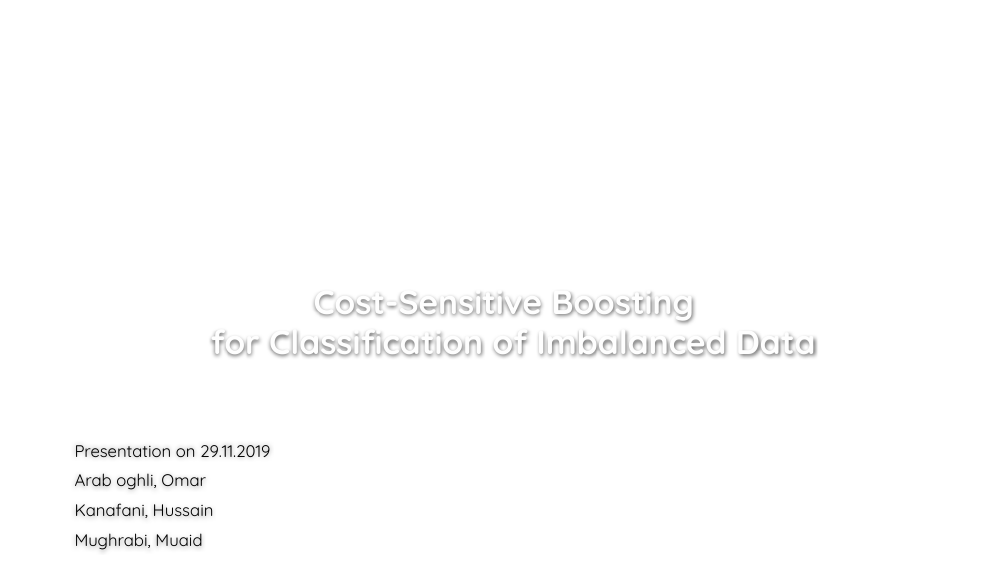
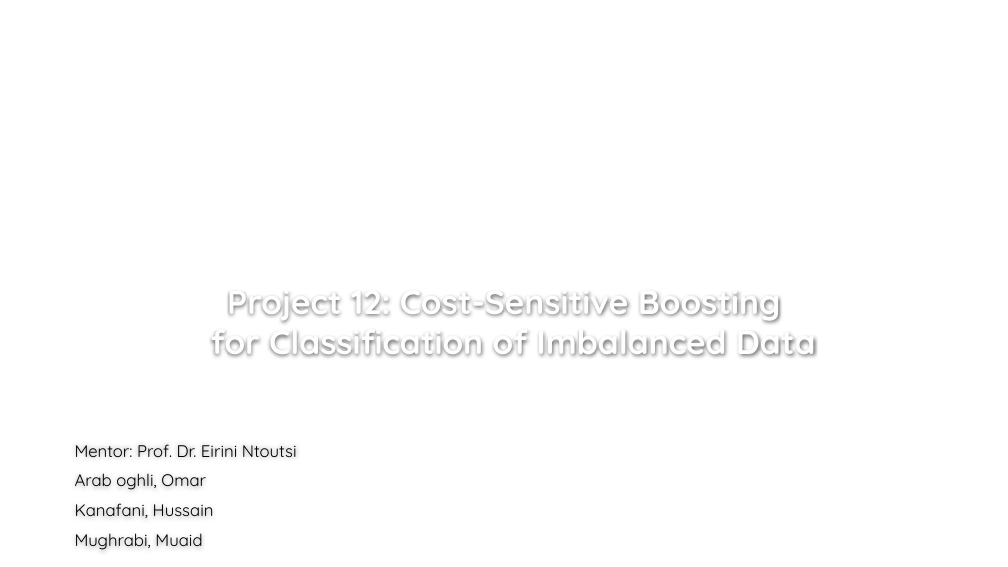
Before and after one commit to hussainkanafani/cost-sensitive-boosting, a slide deck: slide 1 of presentations/Presentation 1.pptx. Drawn at 1008x567 pixels with LibreOffice and Linux fonts; fonts in the diff are those of the drawing; background and template pictures are left out. Boxes give left, top, right and bottom in pixels: in the first picture for what was removed or moved away, otherwise in the second. Text is boxed around its words. In the diff, an @@ line names an element or a change of style, - is before the commit and + after.

Commit message:
add mentor name to presentation 1

```diff
--- a/presentations/Presentation 1.pptx
+++ b/presentations/Presentation 1.pptx
@@ title at box(211, 292, 816, 357): text changed @@
-Cost-Sensitive Boosting
-for Classification of Imbalanced Data
+Project 12: Cost-Sensitive Boosting
+for Classification of Imbalanced Data
@@ subtitle at box(75, 444, 297, 458): text changed @@
-Presentation on 29.11.2019
+Mentor: Prof. Dr. Eirini Ntoutsi
```
Also in this commit, not shown: 1 other file.
